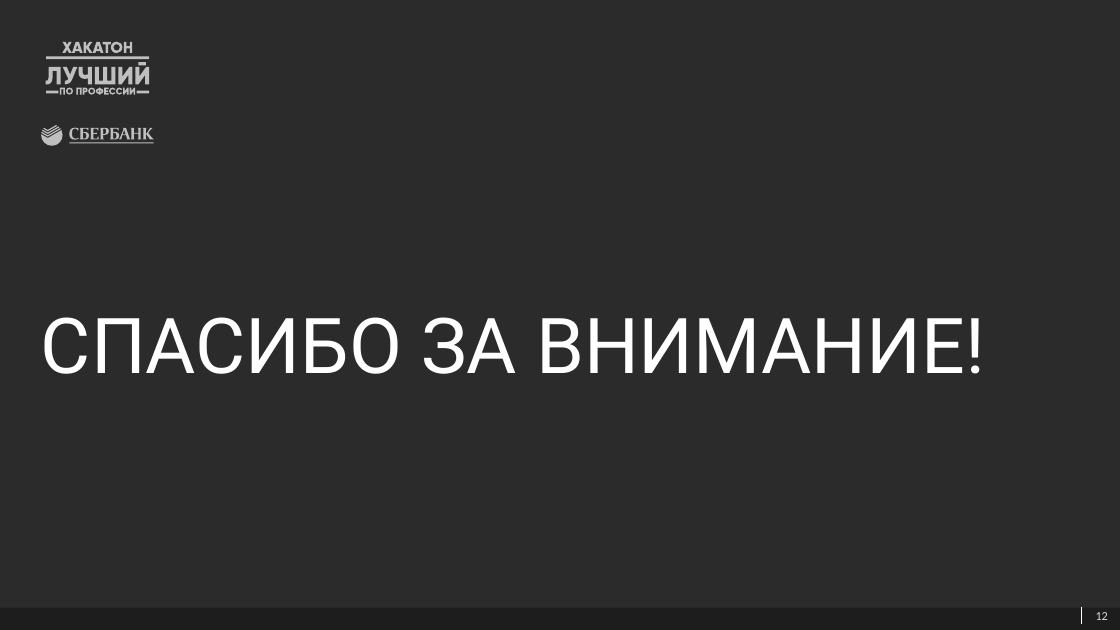
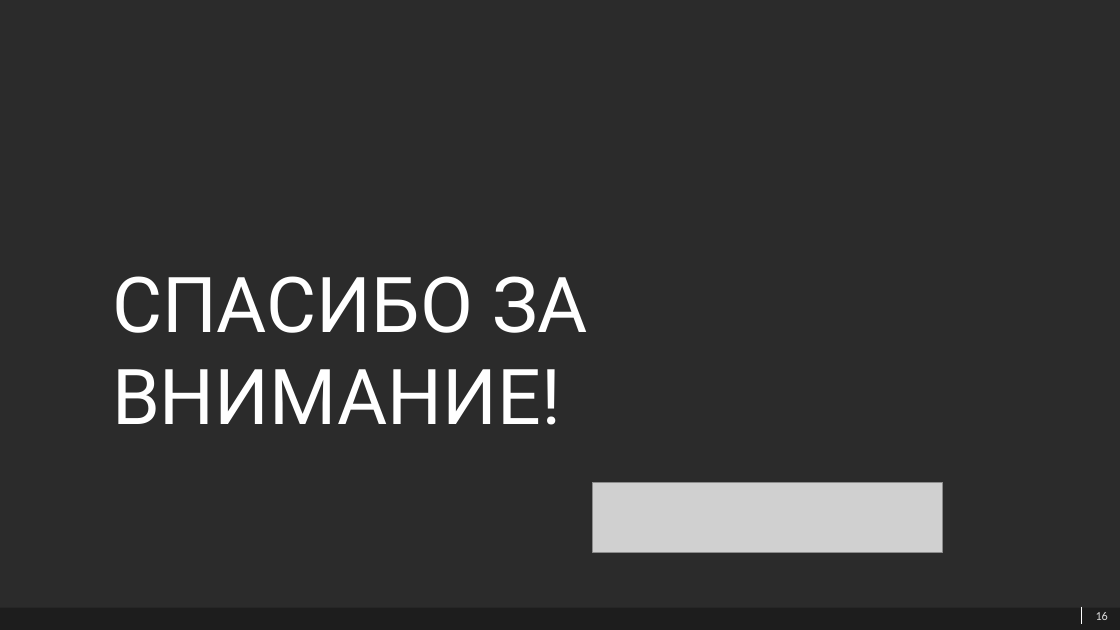
Before and after one commit to Gallardo13/SBH2019, a slide deck: slide 16 of Хакатон_2019_ФСО.1.pptx (slide 12 before the commit). Drawn at 1120x630 pixels with LibreOffice and Linux fonts; fonts in the diff are those of the drawing; grey boxes stand for pictures; background and template pictures are left out; a plain dark background stands for a picture behind light text. Boxes give left, top, right and bottom in pixels: in the first picture for what was removed or moved away, otherwise in the second. Text is boxed around its words. In the diff, an @@ line names an element or a change of style, - is before the commit and + after.

```diff
--- a/Хакатон_2019_ФСО.1.pptx
+++ b/Хакатон_2019_ФСО.1.pptx
@@ freeform shape removed at (45, 42, 149, 95) @@
@@ freeform shape removed at (41, 125, 154, 146) @@
@@ text "СПАСИБО ЗА ВНИМАНИЕ!" rewrapped from (41, 317, 985, 374) to (112, 276, 588, 425) @@
@@ picture added at (593, 482, 944, 552) @@
@@ page number at (1096, 612, 1108, 620): text changed @@
-12
+16
```
Also in this commit, not shown: 9 other slides changed, 4 slides added, 1 other file.
